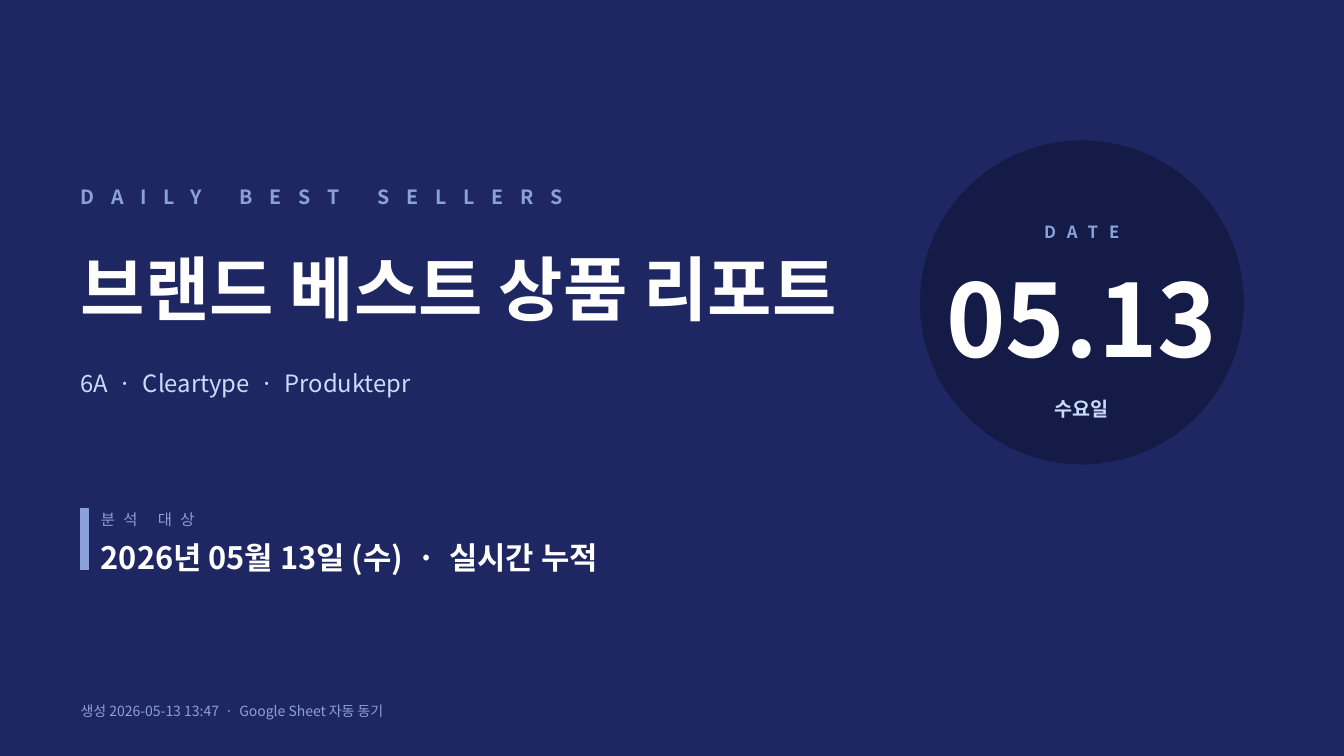
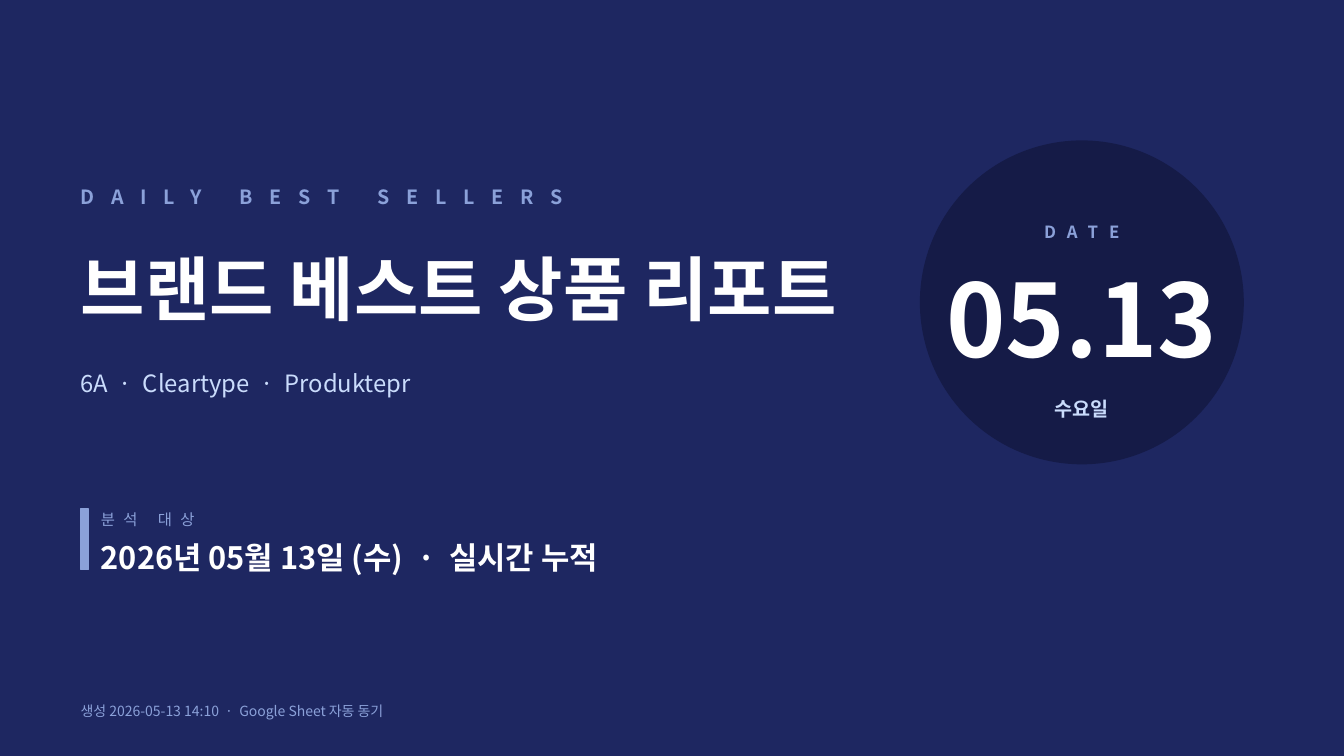
Before and after one commit to j65209/Brightbeed, a slide deck: slide 1 of data/sales-report.pptx. Drawn at 1344x756 pixels with LibreOffice and Linux fonts; fonts in the diff are those of the drawing. Boxes give left, top, right and bottom in pixels: in the first picture for what was removed or moved away, otherwise in the second. Text is boxed around its words. In the diff, an @@ line names an element or a change of style, - is before the commit and + after.

```diff
--- a/data/sales-report.pptx
+++ b/data/sales-report.pptx
@@ text at (81,704,384,720): text changed @@
-생성 2026-05-13 13:47 · Google Sheet 자동 동기
+생성 2026-05-13 14:10 · Google Sheet 자동 동기
```
Also in this commit, not shown: 6 other slides changed.
